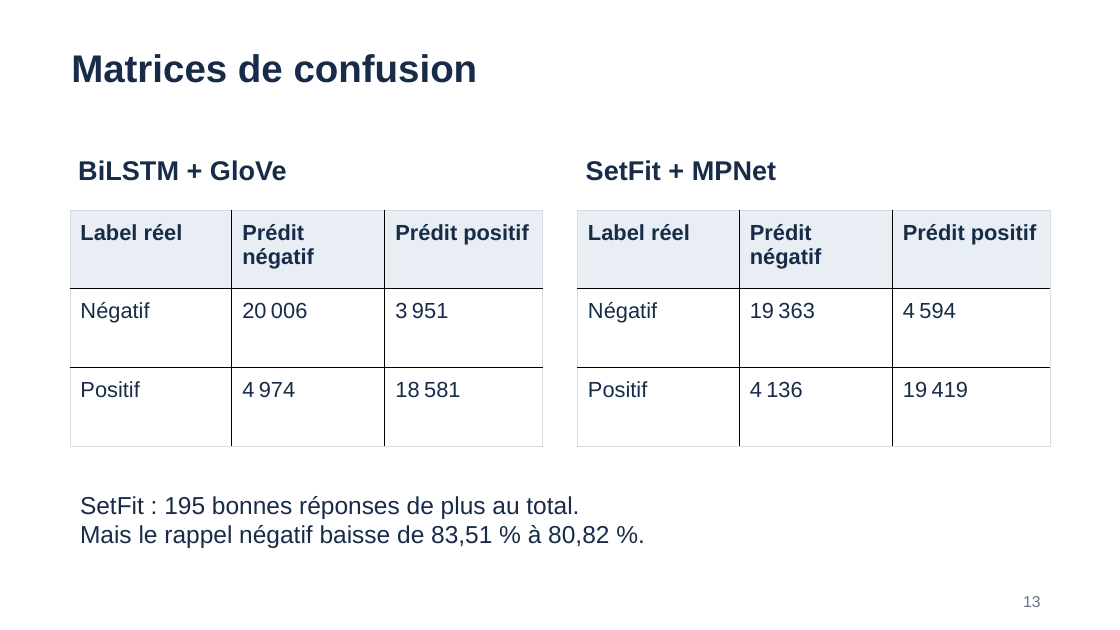
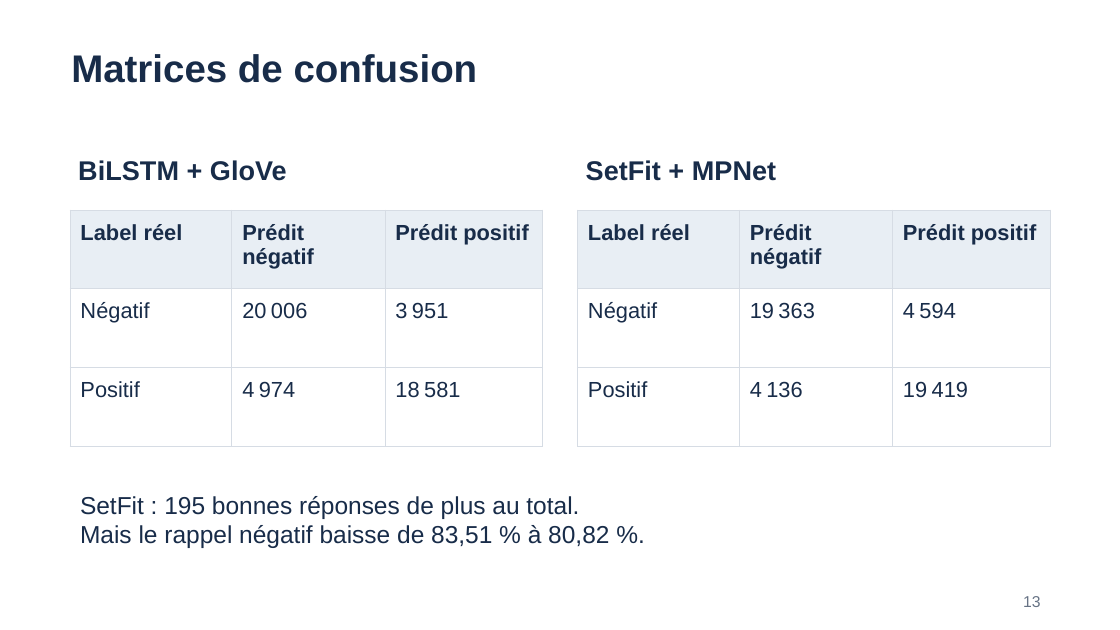
Before and after one commit to CaNaLLx/OpenClassrooms_projet_9, a slide deck: slide 13 of Livrables/CHARDON_Allan_5_presentation_082026.pptx. Drawn at 1120x630 pixels with LibreOffice and Linux fonts; fonts in the diff are those of the drawing. Boxes give left, top, right and bottom in pixels: in the first picture for what was removed or moved away, otherwise in the second. Text is boxed around its words. In the diff, an @@ line names an element or a change of style, - is before the commit and + after.

```diff
--- a/Livrables/CHARDON_Allan_5_presentation_082026.pptx
+++ b/Livrables/CHARDON_Allan_5_presentation_082026.pptx
@@ table at <box>70,210,543,446</box> @@
@@ borders changed @@
@@ table at <box>578,210,1051,446</box> @@
@@ borders changed @@
```
Also in this commit, not shown: 7 other slides changed, 1 slide removed.
